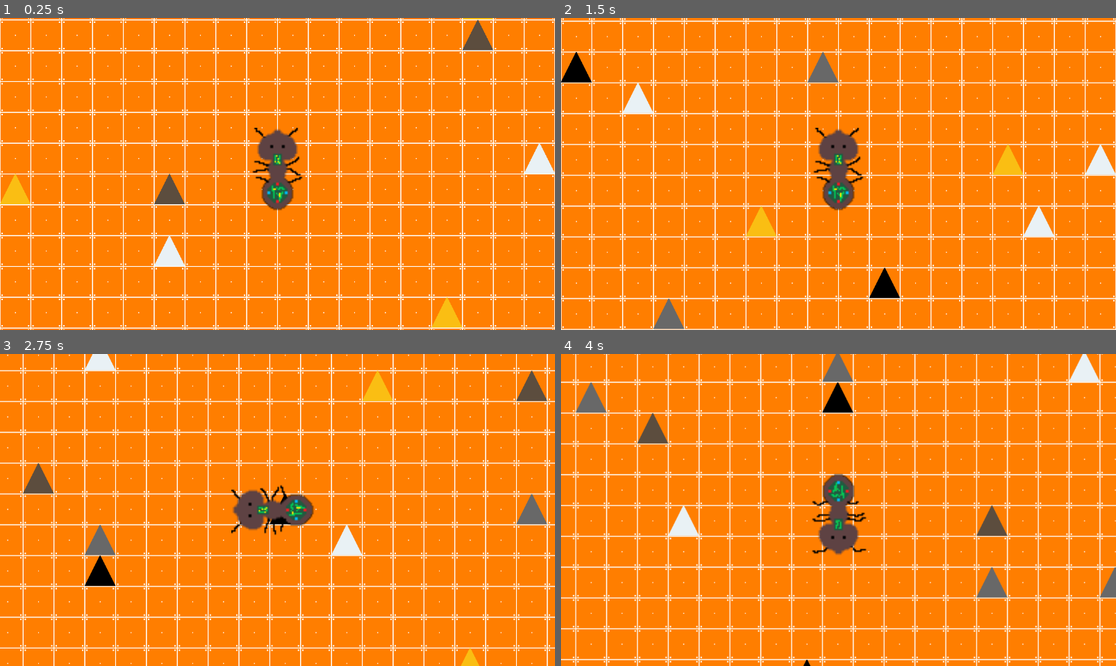
Above: before the commit, frames 1-4 (two rows, left to right).
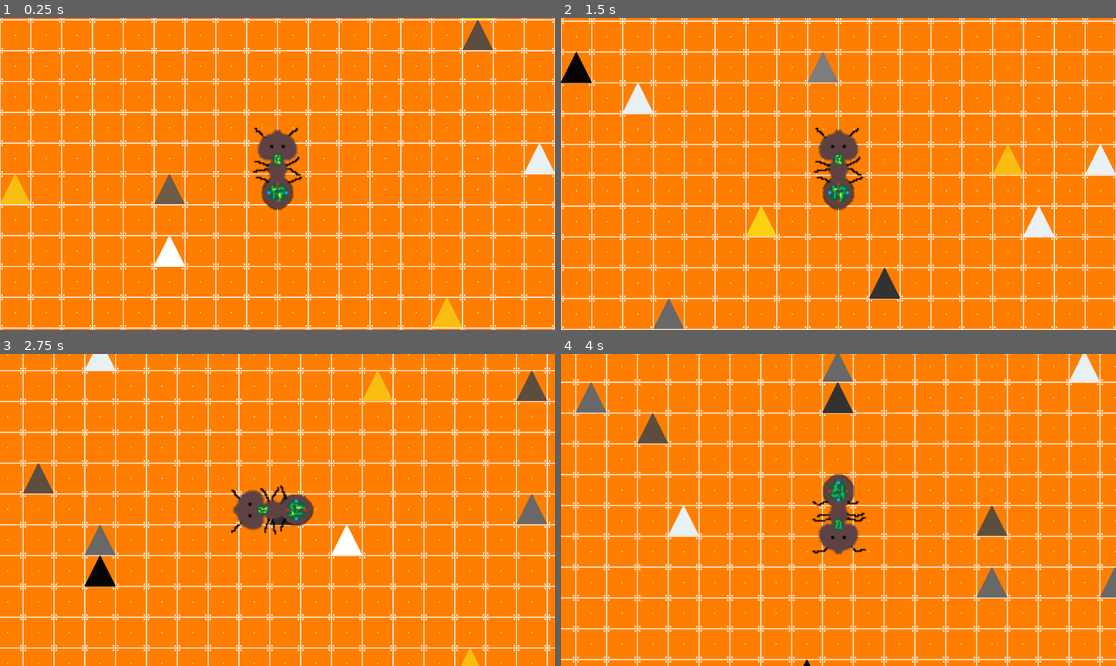
Above: after the commit, the same moments.

Repository: J5Casey/hive
Game: Godot game, scene res://scenes/main.tscn
Two runs of this game, one before a commit and one after it. Both use one fixed random seed, a clock stepped at 60 frames per second and the inputs below.
Inputs:
- Up to frame 1 (0.25 s): no input
- Up to frame 2 (1.5 s): tap Enter at 0.5 s; hold Shift (run) 0.53-1.28 s; hold W (move_up) from 0.53 s (still down); tap Shift (run) at 1.35 s
- Up to frame 3 (2.75 s): release W (move_up) at 2.03 s; hold A (move_left) from 2.03 s (still down); hold Shift (run) from 2.03 s (still down)
- Up to frame 4 (4 s): release Shift (run) at 2.78 s; tap Shift (run) at 2.85 s; release A (move_left) at 3.53 s; hold S (move_down) from 3.53 s (still down); hold Shift (run) from 3.53 s (still down)

The runs differ from the first frame. In frame 2, 0.3% of the frame differs, in the area x 0-62%, y 20-90%; in frame 3, less than 0.1%; in frame 4, 0.3%.

Commit message:
Fixed resource highlighting

Diff:
--- a/project.godot
+++ b/project.godot
@@ -22,6 +22,10 @@
 [dotnet]
 
 project/assembly_name="HIVE"
+
+[global_group]
+
+player=""
 
 [input]
 
--- a/scenes/player.tscn
+++ b/scenes/player.tscn
@@ -1,8 +1,11 @@
-[gd_scene load_steps=6 format=3 uid="uid://doljei8gac4ay"]
+[gd_scene load_steps=7 format=3 uid="uid://doljei8gac4ay"]
 
 [ext_resource type="Script" path="res://scripts/player.gd" id="1_rwmaq"]
 [ext_resource type="Texture2D" uid="uid://bu04eotbf0d50" path="res://assets/sprites/queen_ant/queen_ant_walk_1.png" id="2_dvted"]
 [ext_resource type="Texture2D" uid="uid://k0c4prepogw4" path="res://assets/sprites/queen_ant/queen_ant_walk_2.png" id="3_yaadi"]
+
+[sub_resource type="CircleShape2D" id="CircleShape2D_6ctg2"]
+radius = 50.0
 
 [sub_resource type="SpriteFrames" id="SpriteFrames_r88v2"]
 animations = [{
@@ -27,10 +30,15 @@
 script = ExtResource("1_rwmaq")
 metadata/_edit_group_ = true
 
-[node name="AnimatedSprite2D" type="AnimatedSprite2D" parent="."]
+[node name="InteractArea" type="Area2D" parent="." groups=["player"]]
+
+[node name="CollisionShape2D" type="CollisionShape2D" parent="InteractArea"]
+shape = SubResource("CircleShape2D_6ctg2")
+
+[node name="AnimatedSprite2D" type="AnimatedSprite2D" parent="." groups=["player"]]
 sprite_frames = SubResource("SpriteFrames_r88v2")
+
+[node name="Camera2D" type="Camera2D" parent="."]
 
 [node name="CollisionShape2D" type="CollisionShape2D" parent="."]
 shape = SubResource("CapsuleShape2D_xt2i3")
-
-[node name="Camera2D" type="Camera2D" parent="."]
--- a/scenes/resource.tscn
+++ b/scenes/resource.tscn
@@ -3,6 +3,7 @@
 [ext_resource type="Script" path="res://scripts/resource.gd" id="1_npv8l"]
 
 [sub_resource type="CircleShape2D" id="CircleShape2D_672b0"]
+radius = 32.0
 
 [node name="Resource" type="Area2D"]
 script = ExtResource("1_npv8l")
--- a/scripts/resource.gd
+++ b/scripts/resource.gd
@@ -14,7 +14,7 @@
 }
 
 func _ready():
-	$CollectArea.shape.radius = 32  # Adjust this value as needed
+	$CollectArea.shape.radius = 128  # Adjust this value as needed
 	connect("area_entered", _on_area_entered)
 	connect("area_exited", _on_area_exited)
 
@@ -26,9 +26,22 @@
 	if area.is_in_group("player"):
 		unhighlight_resource()
 
+
 func highlight_resource():
 	# Add visual feedback when player is in range
-	$Sprite2D.modulate = Color(1.2, 1.2, 1.2)  # Slightly brighten the sprite
+	match resource_type:
+		ResourceType.WOOD:
+			$Sprite2D.modulate = Color(1.2, 1.2, 1.2)
+		ResourceType.COAL:
+			$Sprite2D.modulate = Color(10,10,10)
+		ResourceType.STONE:
+			$Sprite2D.modulate = Color(1.2, 1.2, 1.2)
+		ResourceType.IRON:
+			$Sprite2D.modulate = Color(2,2,2)
+		ResourceType.GOLD:
+			$Sprite2D.modulate = Color(1.1, 1.1, 1.1)
+		_:
+			$Sprite2D.modulate = Color(2, 2, 2)
 
 func unhighlight_resource():
 	# Remove visual feedback
@@ -37,7 +50,6 @@
 func collect_resource():
 	# This function will be called when the player decides to collect the resource
 	SignalBus.emit_signal("resource_collected", resource_type, amount)
-	queue_free()
 
 func set_resource_type(new_type):
 	resource_type = new_type
Binary file changed: assets/sprites/resources/coal.png
Not shown, changed: assets/sprites/resources/coal.pixil
